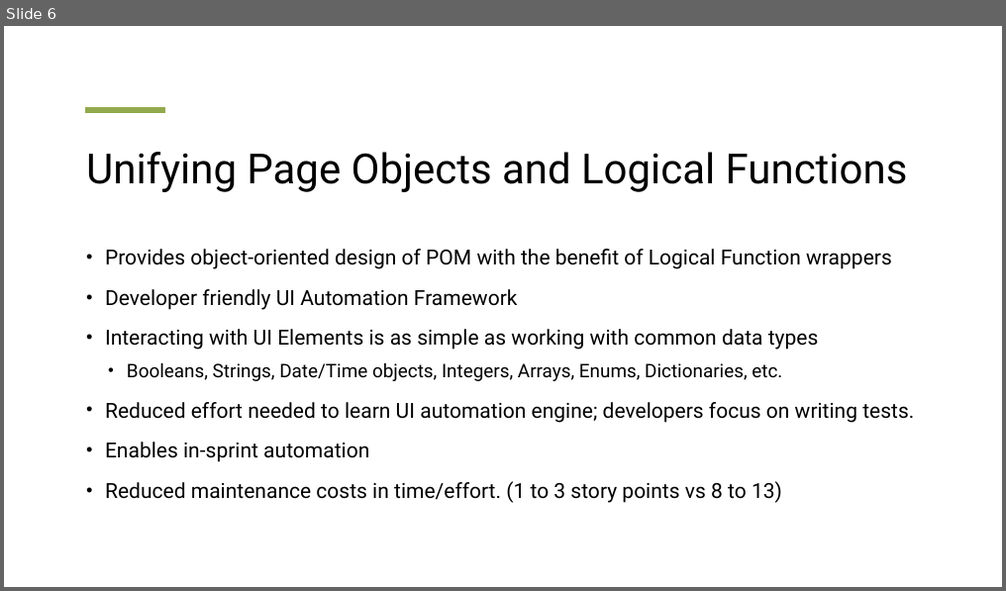
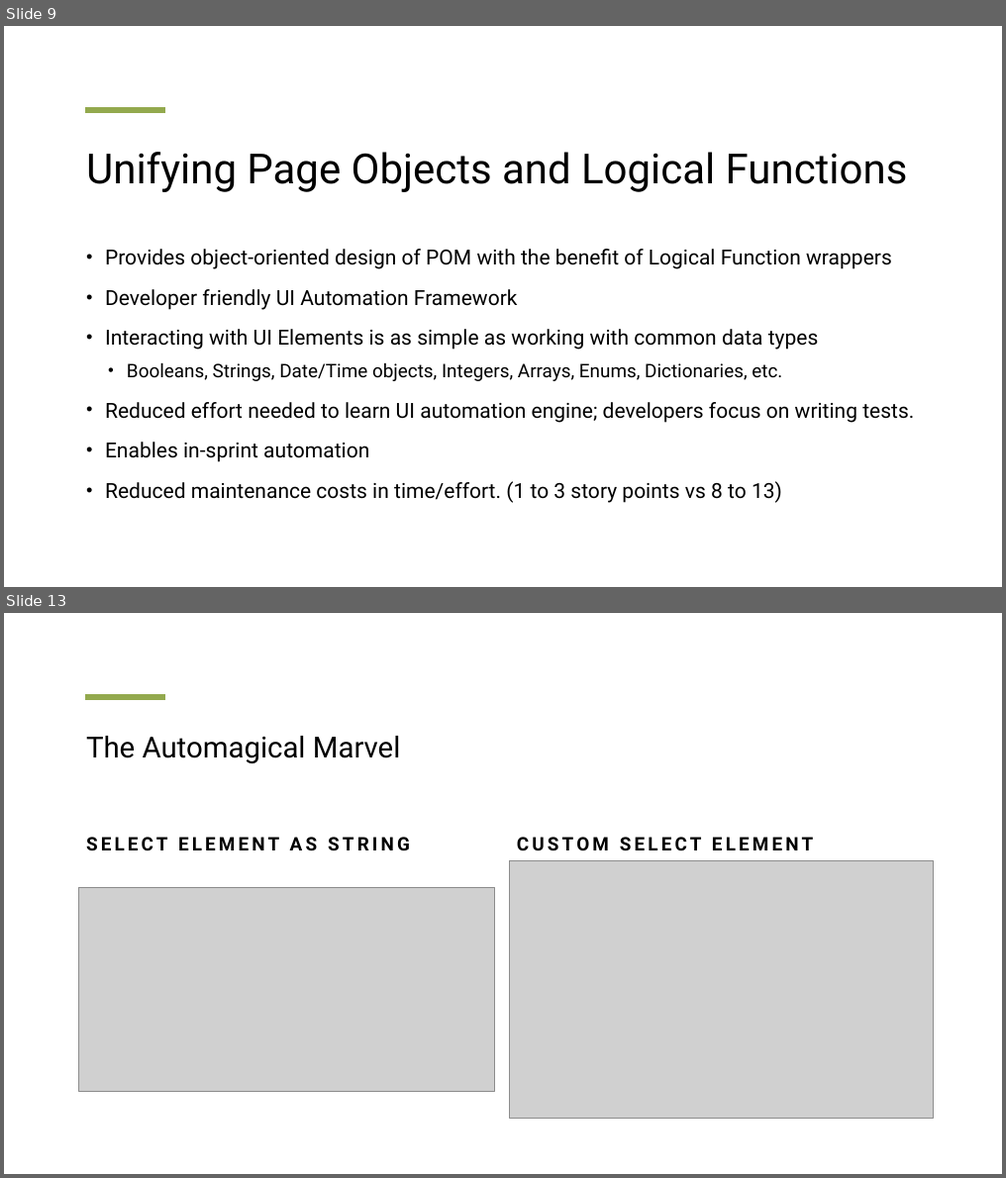
Before and after one commit to Snip3rM00n/pnsqc_quality_jam_demo, a slide deck: HybridPOMLFM.pptx. Shown one above the other, each under a label of ours: slide 6 before the commit, slides 9 and 13 after it; the slides between them are not shown. The pictures are 1006x591 and 1006x1178 pixels, drawn with LibreOffice and Linux fonts; fonts in the diff are those of the drawing; grey boxes stand for pictures. Boxes give left, top, right and bottom in pixels: in the first picture for what was removed or moved away, otherwise in the second. Text is boxed around its words. In the diff, an @@ line names an element or a change of style, - is before the commit and + after.

```diff
--- a/HybridPOMLFM.pptx
+++ b/HybridPOMLFM.pptx
@@ slide 13 added at box(4, 613, 1002, 1174), background #FFFFFF; not listed: 1 template element that a slide beside it also shows @@
@@ title added at box(86, 736, 401, 763), 28 pt, text #000000 @@
+The Automagical Marvel
@@ text added at box(86, 837, 410, 852), 18 pt, text #000000, bold @@
+SELECT ELEMENT AS STRING
@@ text added at box(517, 837, 813, 852), 18 pt, text #000000, bold @@
+CUSTOM SELECT ELEMENT
@@ picture added at box(509, 861, 934, 1118) @@
@@ picture added at box(79, 888, 495, 1091) @@
@@ what was slide 6 is now slide 9 @@
```
Also in this commit, not shown: 2 slides changed, 9 other slides added, 11 other files.
